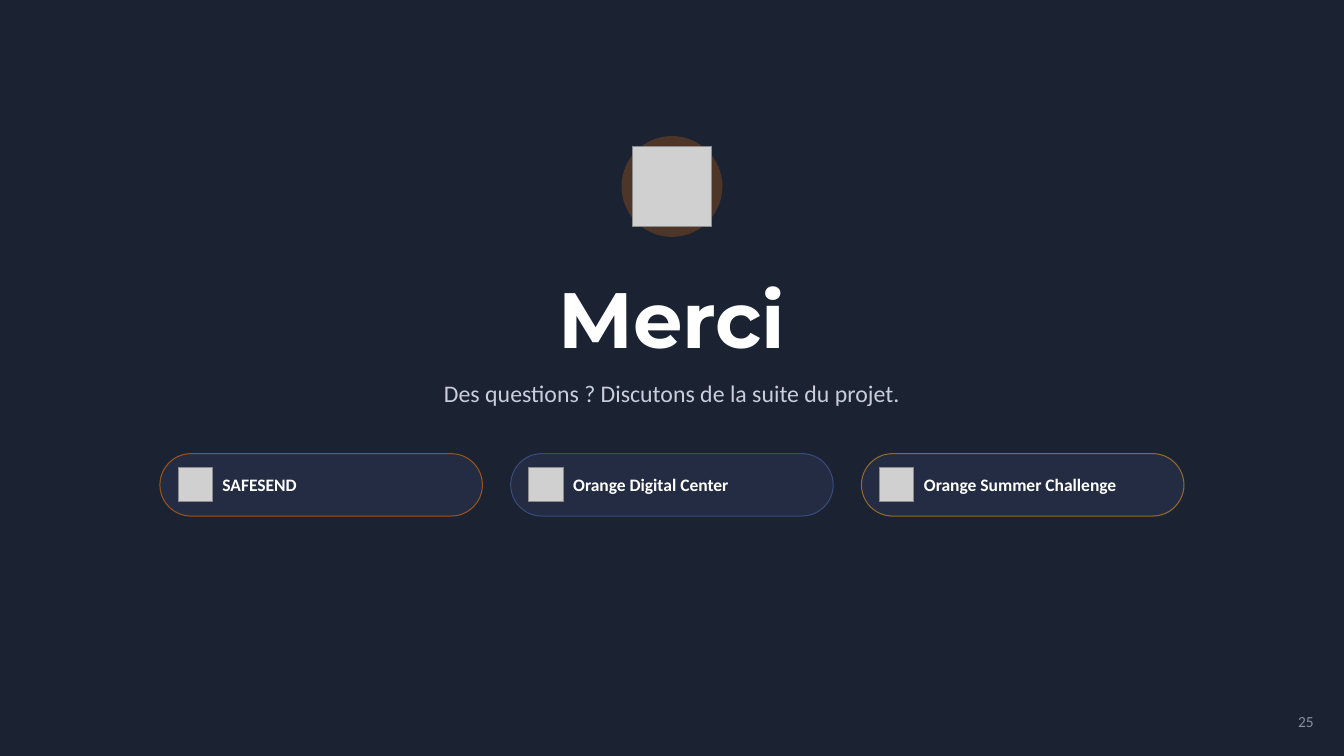
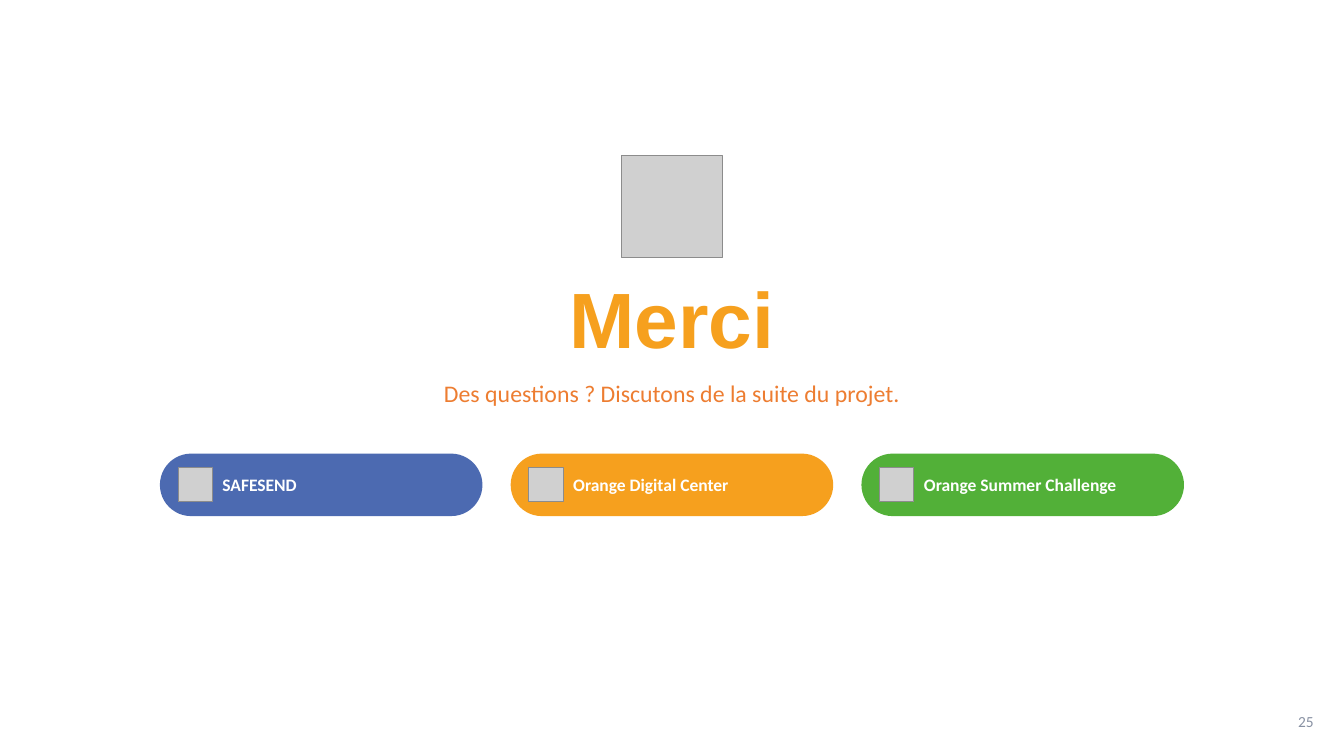
Before and after one commit to kwismo-support/Kwismo, a slide deck: slide 25 of cadrage/KWISMO_Presentation.pptx. Drawn at 1344x756 pixels with LibreOffice and Linux fonts; fonts in the diff are those of the drawing; grey boxes stand for pictures; background and template pictures are left out. Boxes give left, top, right and bottom in pixels: in the first picture for what was removed or moved away, otherwise in the second. Text is boxed around its words. In the diff, an @@ line names an element or a change of style, - is before the commit and + after.

```diff
--- a/cadrage/KWISMO_Presentation.pptx
+++ b/cadrage/KWISMO_Presentation.pptx
@@ background picture (left out) to #FFFFFF @@
@@ ellipse removed at [622,136,723,237] @@
@@ picture removed at [632,146,712,226] @@
@@ picture added at [621,156,723,258] @@
@@ text "Merci" at [569,291,774,349]: font Montserrat to Arial, text colour #FFFFFF to #F6A01E @@
@@ text "Des questions ? Discutons de ..." at [444,385,899,406]: text colour #C9CEDA to #ED7D31 @@
@@ rounded rectangle at [160,454,483,516]: fill #232C42 to #4C6AB1; outline #FF7900 0.75 pt to none @@
@@ rounded rectangle at [511,454,834,516]: fill #232C42 to #F6A01E; outline #4D6AB1 0.75 pt to none @@
@@ rounded rectangle at [862,454,1185,516]: fill #232C42 to #52B038; outline #F6A020 0.75 pt to none @@
```
Also in this commit, not shown: 24 other slides changed, 3 other files.
